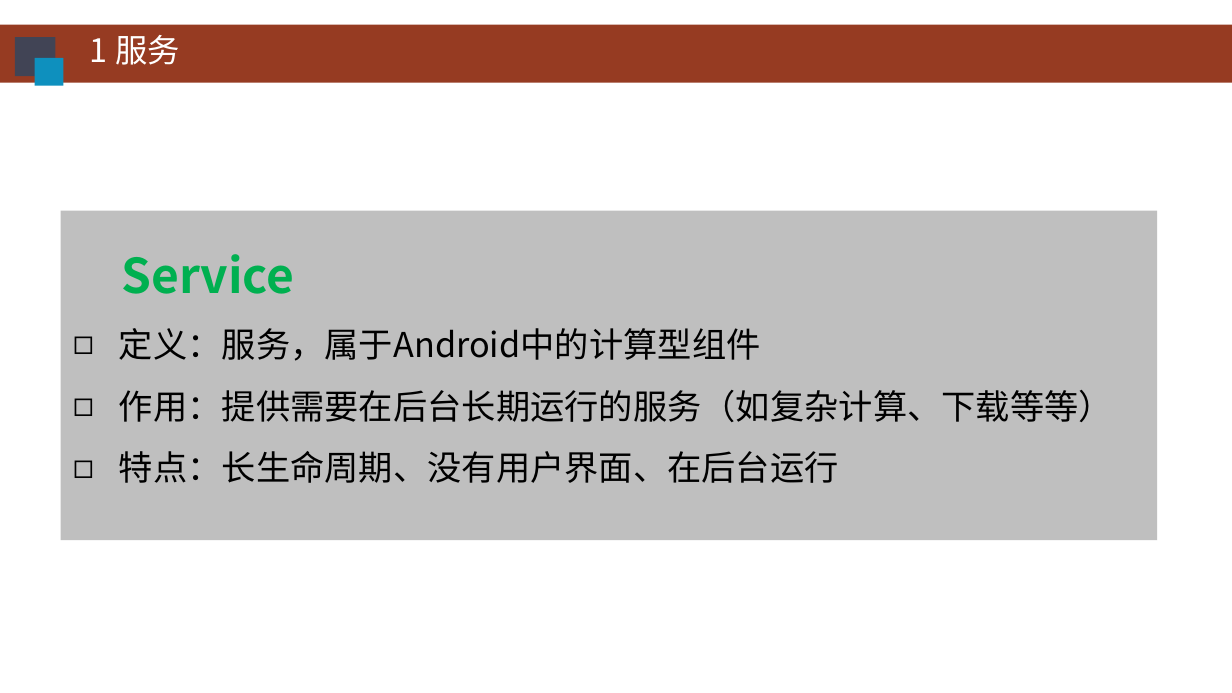
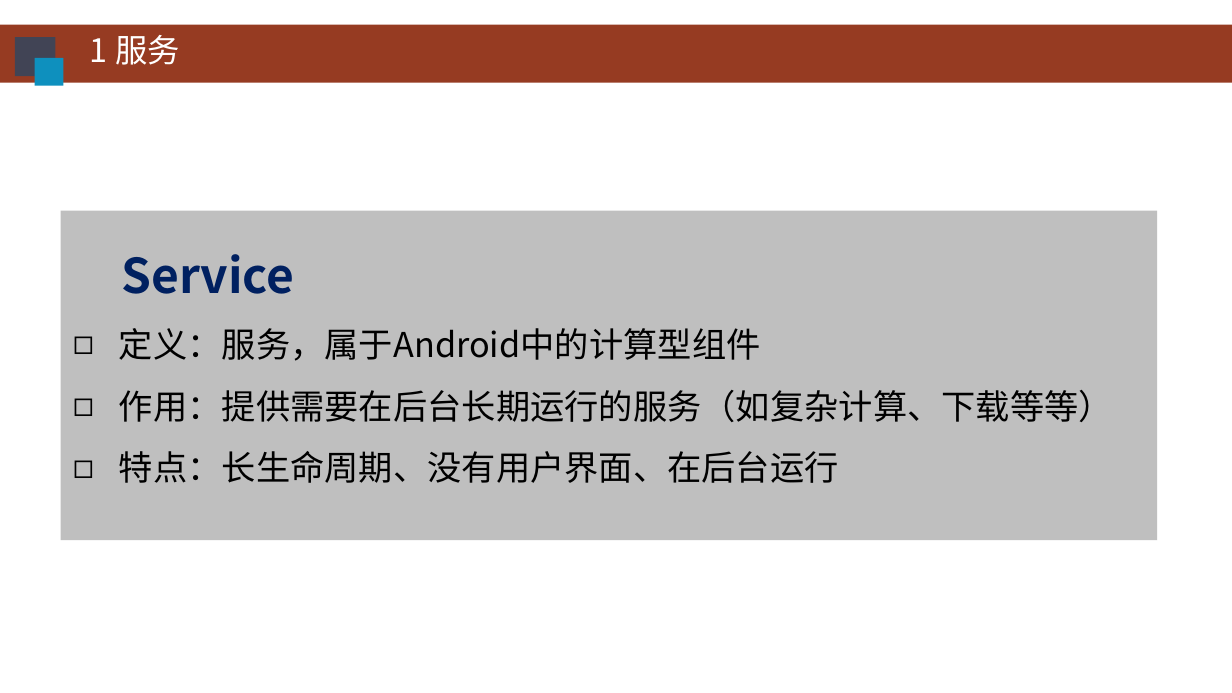
Before and after one commit to HBU/Android-PPT, a slide deck: slide 2 of 06.0 -- 服务 ------- 第06章.pptx. Drawn at 1232x693 pixels with LibreOffice and Linux fonts; fonts in the diff are those of the drawing; background and template pictures are left out. Boxes give left, top, right and bottom in pixels: in the first picture for what was removed or moved away, otherwise in the second. Text is boxed around its words. In the diff, an @@ line names an element or a change of style, - is before the commit and + after.

```diff
--- a/06.0 -- 服务 ------- 第06章.pptx
+++ b/06.0 -- 服务 ------- 第06章.pptx
@@ text in rectangle at [121, 254, 294, 294]: text colour #00B050 to #002060 in "Service" @@
```
Also in this commit, not shown: 5 other slides changed.
